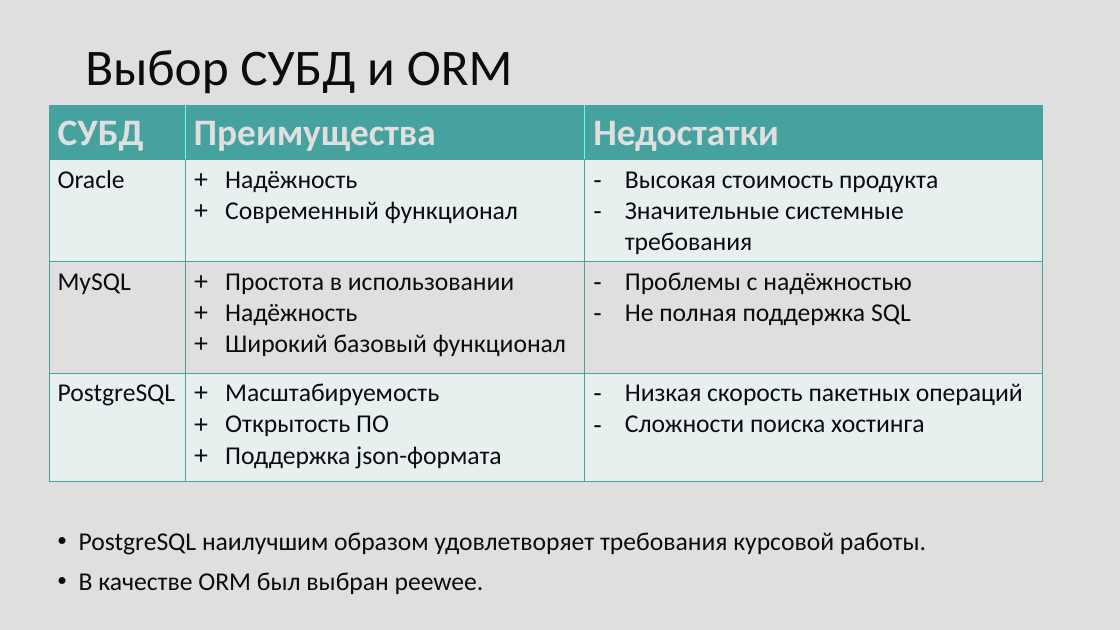
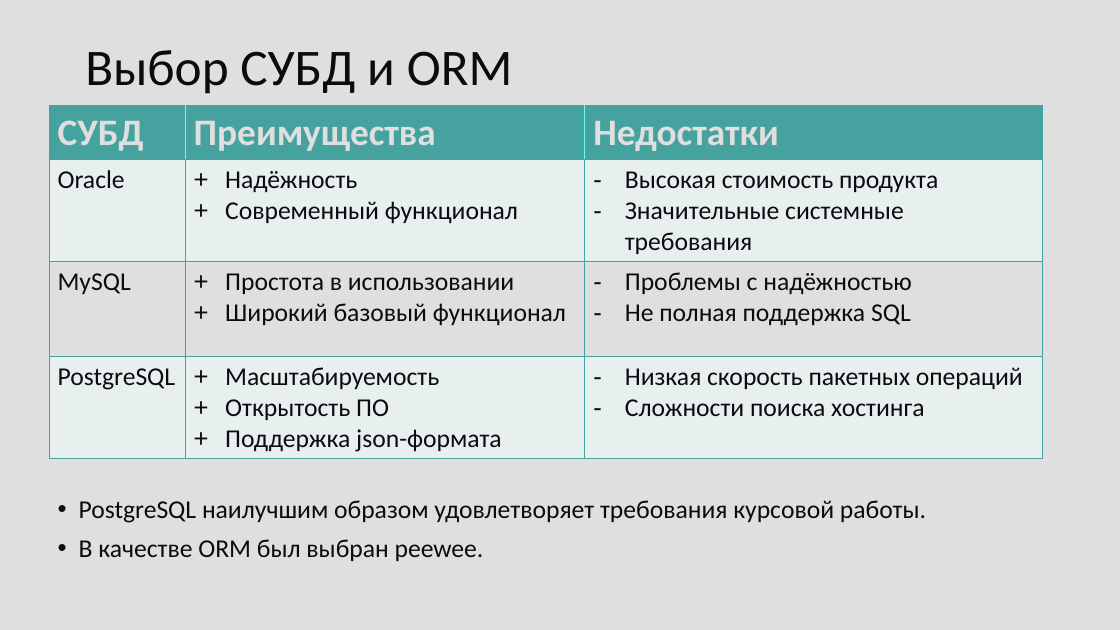
Before and after one commit to fairay/CourseDataBase, a slide deck: slide 7 of docs/presentation.pptx. Drawn at 1120x630 pixels with LibreOffice and Linux fonts; fonts in the diff are those of the drawing. Boxes give left, top, right and bottom in pixels: in the first picture for what was removed or moved away, otherwise in the second. Text is boxed around its words. In the diff, an @@ line names an element or a change of style, - is before the commit and + after.

```diff
--- a/docs/presentation.pptx
+++ b/docs/presentation.pptx
@@ table at bbox=[50, 106, 1044, 456] @@
-row 3, column 2: Простота в использовании / Надёжность / Широкий базовый функционал
+row 3, column 2: Простота в использовании / Широкий базовый функционал
@@ text "PostgreSQL наилучшим образом удовлетворяет требования ...": place and size @@
-text "PostgreSQL наилучшим образом удовлетворяет требования ..." at bbox=[79, 532, 926, 594]
+text "PostgreSQL наилучшим образом удовлетворяет требования ..." at bbox=[79, 500, 926, 561]
```
Also in this commit, not shown: 4 other slides changed, 17 other files.
